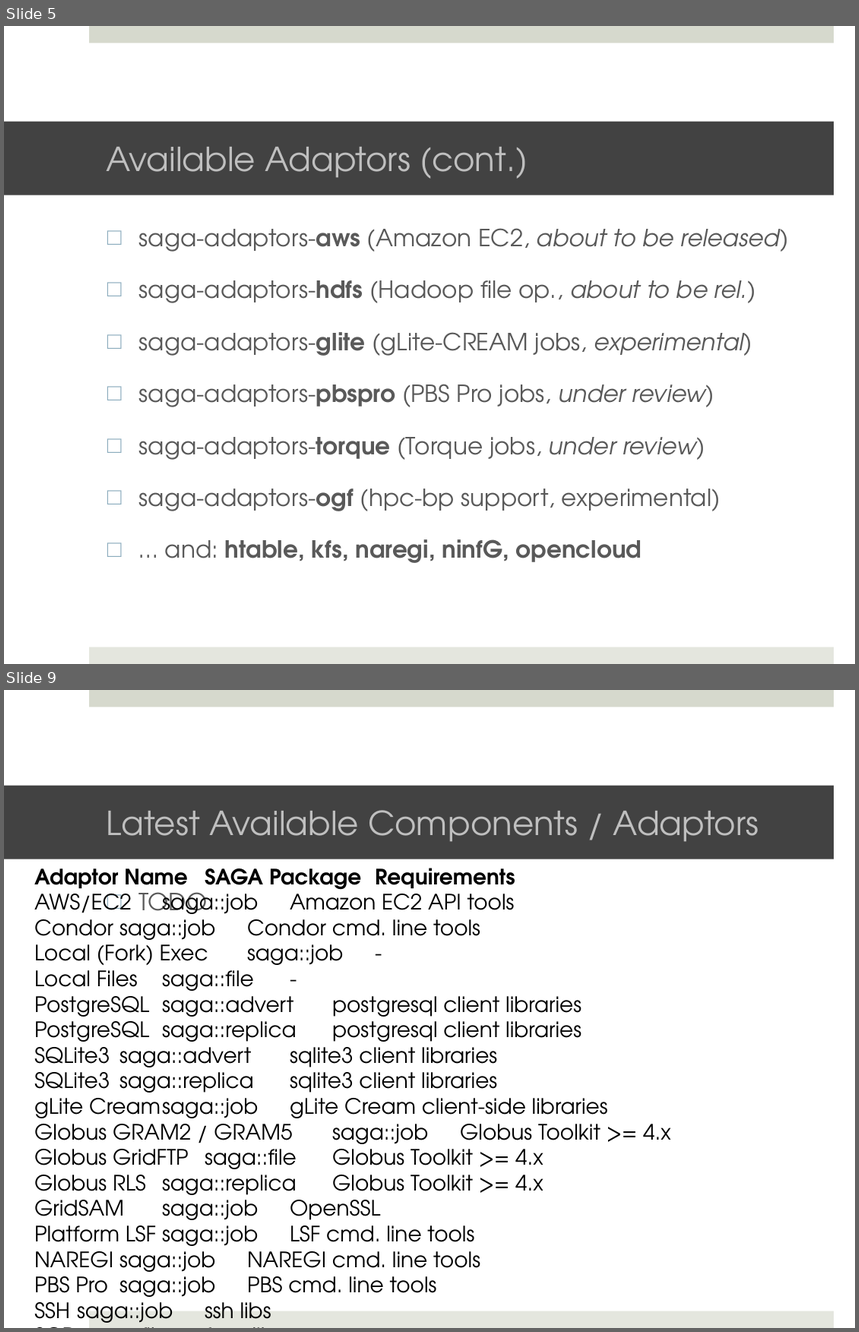
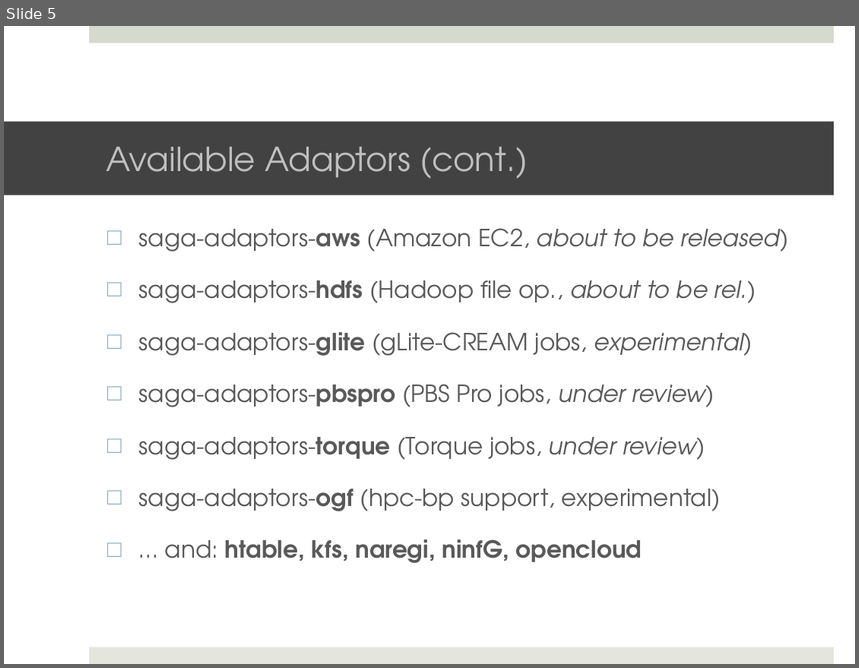
Before and after one commit to saga-project/saga-cpp-legacy-projects, a slide deck: tutorial/general_tutorial/Installation.pptx. Shown one above the other, each under a label of ours: slides 5 and 9 before the commit, slide 5 after it; the slides between them are not shown. The pictures are 859x1332 and 859x668 pixels, drawn with LibreOffice and Linux fonts; fonts in the diff are those of the drawing; background and template pictures are left out. Boxes give left, top, right and bottom in pixels: in the first picture for what was removed or moved away, otherwise in the second. Text is boxed around its words. In the diff, an @@ line names an element or a change of style, - is before the commit and + after.

```diff
--- a/tutorial/general_tutorial/Installation.pptx
+++ b/tutorial/general_tutorial/Installation.pptx
@@ slide 9 removed at [4,690,855,1328], background #FFFFFF; not listed: 2 template elements that a slide beside it also shows @@
@@ title removed at [4,785,834,859] @@
-Latest Available Components / Adaptors
@@ text removed at [34,868,671,1328] @@
-Adaptor Name SAGA Package Requirements
-AWS/EC2 saga::job Amazon EC2 API tools
-Condor saga::job Condor cmd. line tools
-Local (Fork) Exec saga::job -
-Local Files saga::file -
-PostgreSQL saga::advert postgresql client libraries
-PostgreSQL saga::replica postgresql client libraries
-SQLite3 saga::advert sqlite3 client libraries
-SQLite3 saga::replica sqlite3 client libraries
-gLite Cream saga::job gLite Cream client-side libraries
-Globus GRAM2 / GRAM5 saga::job Globus Toolkit >= 4.x
-Globus GridFTP saga::file Globus Toolkit >= 4.x
-Globus RLS saga::replica Globus Toolkit >= 4.x
-GridSAM saga::job OpenSSL
-Platform LSF saga::job LSF cmd. line tools
-NAREGI saga::job NAREGI cmd. line tools
-PBS Pro saga::job PBS cmd. line tools
-SSH saga::job ssh libs
-SCP saga::file fuse libs
-Torque saga::job torque cmd. line tools
@@ text removed at [139,892,207,921] @@
-□ TODO
```
Also in this commit, not shown: 4 slides changed, 6 slides added, 8 other slides removed.
